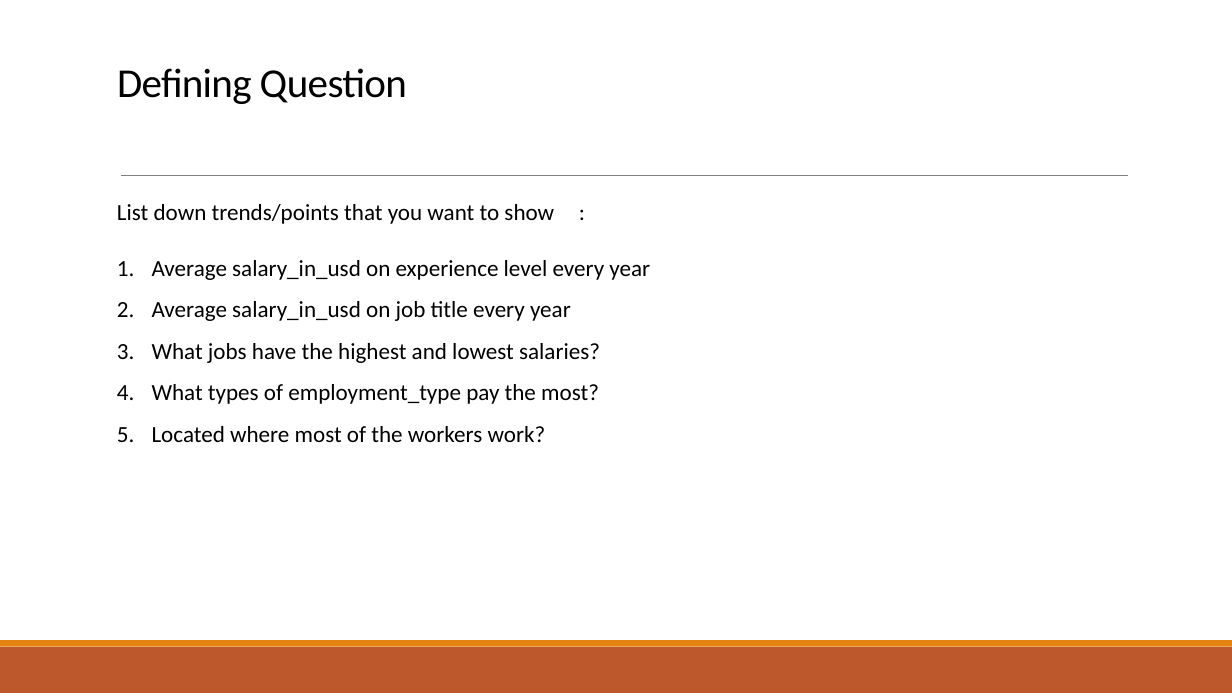
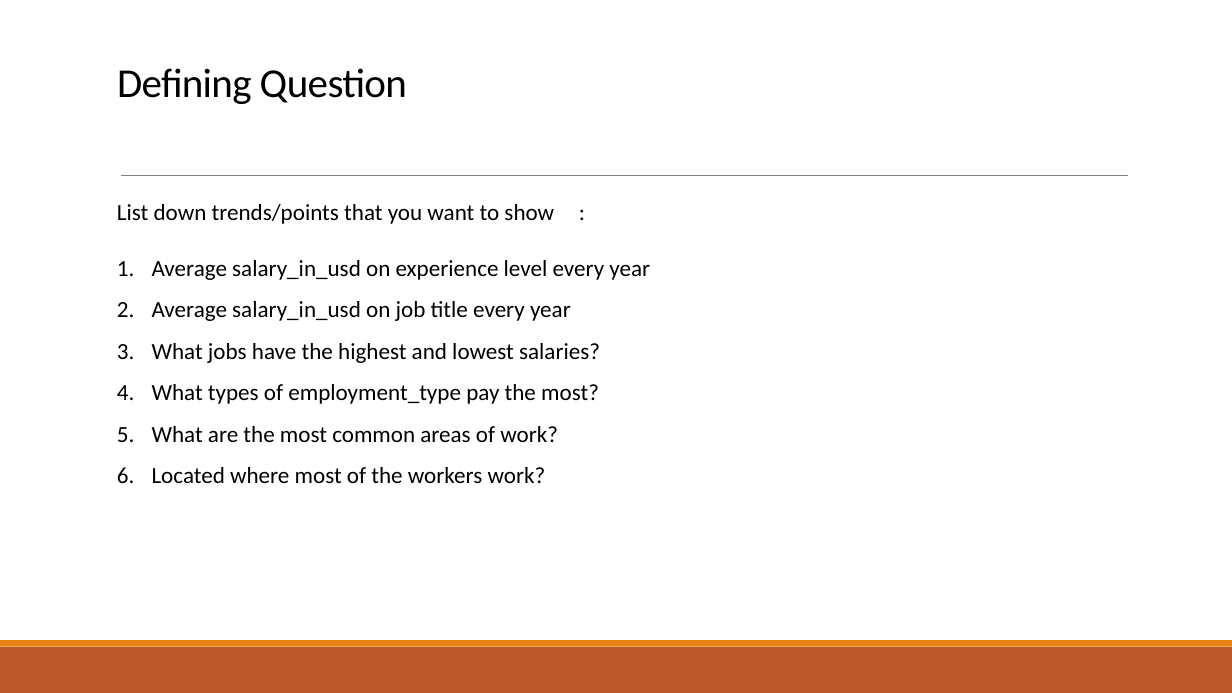
Before and after one commit to damalialutfiani/Salary-Dataset-Project, a slide deck: slide 9 of ASSIGNMENT4.pptx. Drawn at 1232x693 pixels with LibreOffice and Linux fonts; fonts in the diff are those of the drawing. Boxes give left, top, right and bottom in pixels: in the first picture for what was removed or moved away, otherwise in the second. Text is boxed around its words. In the diff, an @@ line names an element or a change of style, - is before the commit and + after.

```diff
--- a/ASSIGNMENT4.pptx
+++ b/ASSIGNMENT4.pptx
@@ text at (152, 426, 558, 442): paragraph added @@
+5. What are the most common areas of work?
```
Also in this commit, not shown: 1 other slide changed, 1 slide added.
